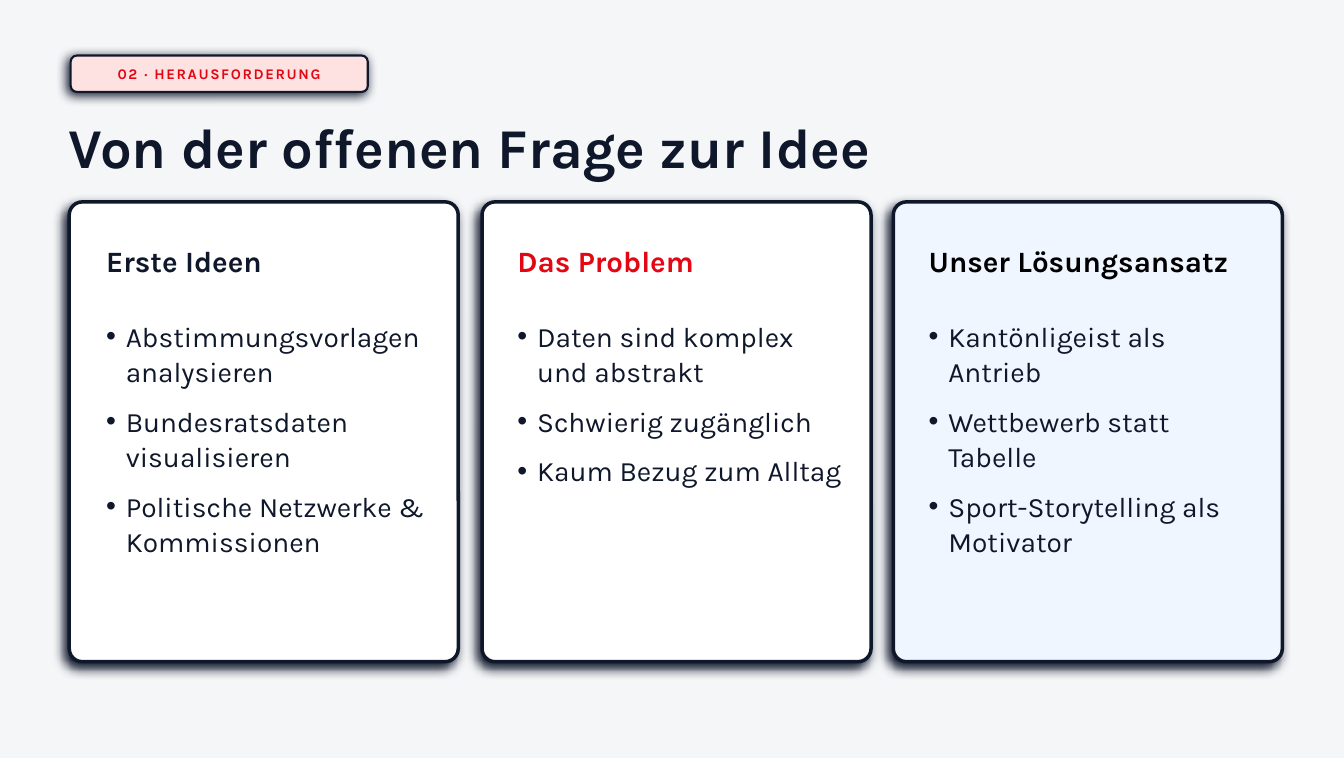
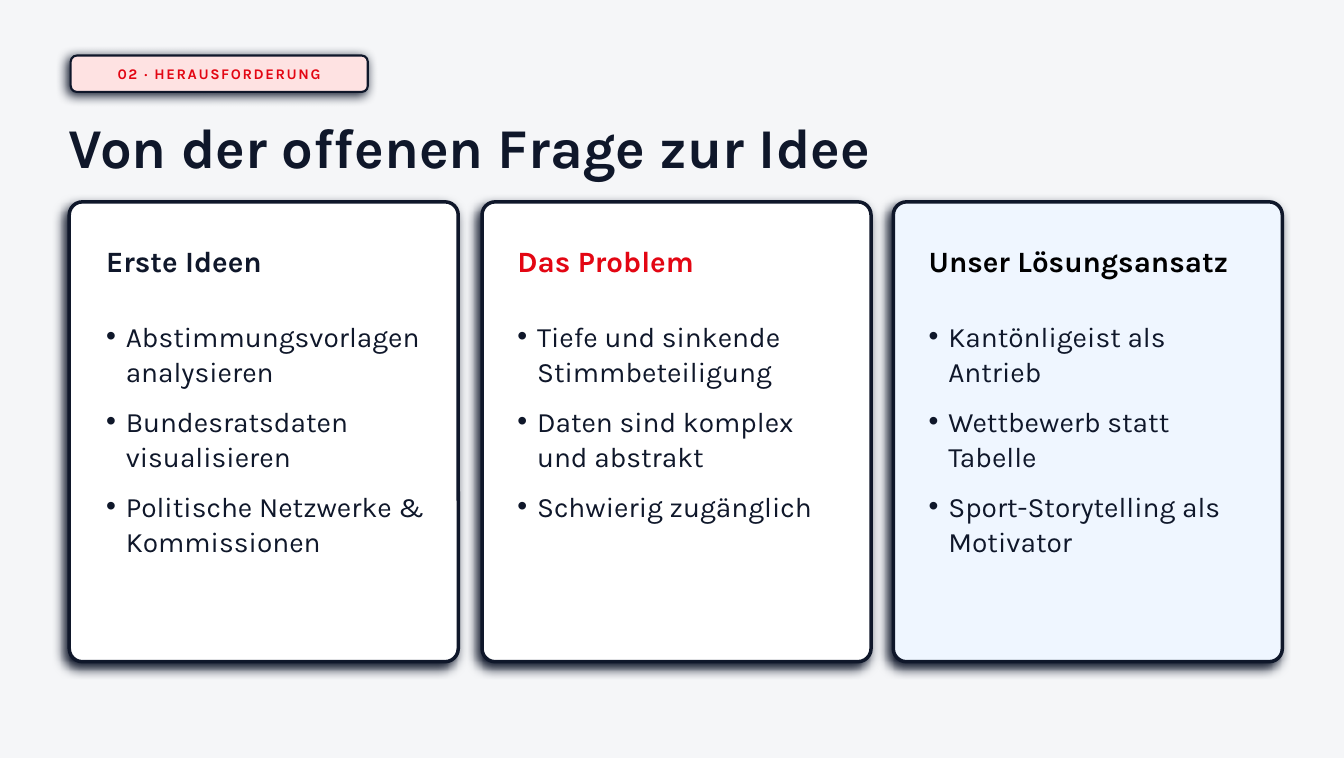
Before and after one commit to swiss/govtech_hackathon_vote_participation_leaderboard, a slide deck: slide 3 of Democracy_Race_Pitch.pptx. Drawn at 1344x758 pixels with LibreOffice and Linux fonts; fonts in the diff are those of the drawing. Boxes give left, top, right and bottom in pixels: in the first picture for what was removed or moved away, otherwise in the second. Text is boxed around its words. In the diff, an @@ line names an element or a change of style, - is before the commit and + after.

Commit message:
tiefe Stimmbeteiligung edited

```diff
--- a/Democracy_Race_Pitch.pptx
+++ b/Democracy_Race_Pitch.pptx
@@ text at (537,327,780,389): paragraph added @@
+• Tiefe und sinkende Stimmbeteiligung
@@ text at (537,462,842,488): paragraph removed @@
-• Kaum Bezug zum Alltag
```
